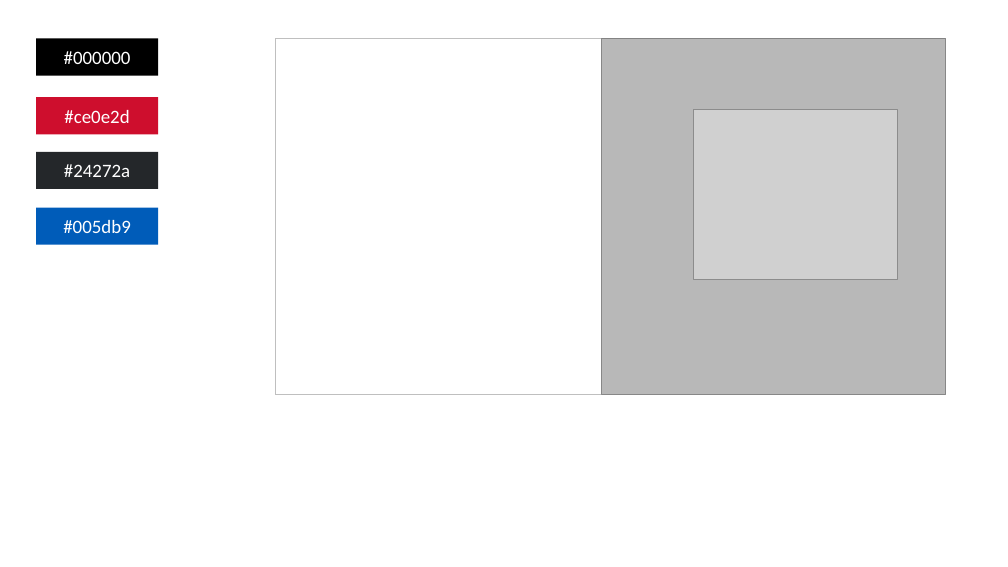
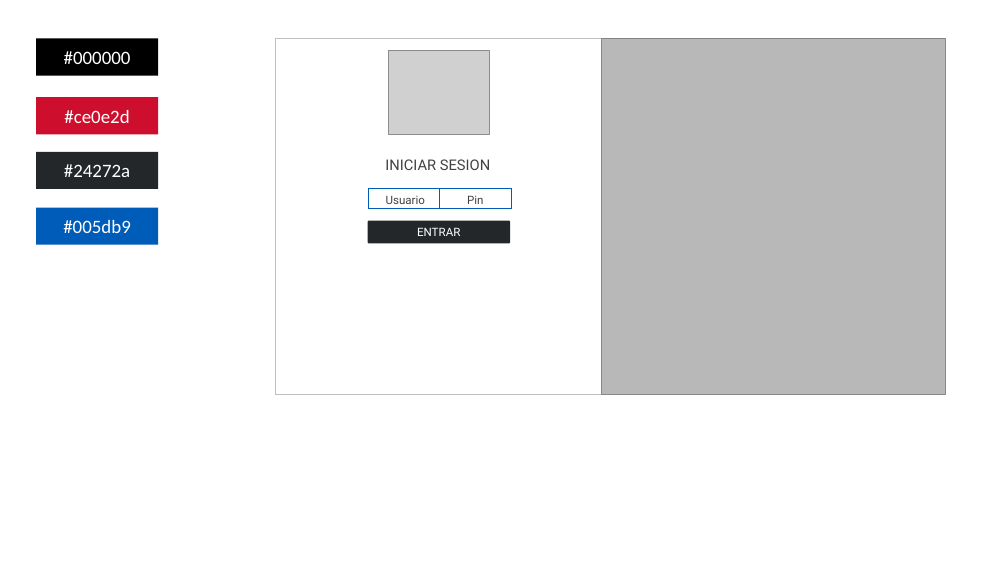
Before and after one commit to ITT-2153/GymSystem, a slide deck: slide 1 of UI.pptx. Drawn at 1008x567 pixels with LibreOffice and Linux fonts; fonts in the diff are those of the drawing; grey boxes stand for pictures. Boxes give left, top, right and bottom in pixels: in the first picture for what was removed or moved away, otherwise in the second. Text is boxed around its words. In the diff, an @@ line names an element or a change of style, - is before the commit and + after.

Commit message:
Login, Models TipoUsuario, Usuario

```diff
--- a/UI.pptx
+++ b/UI.pptx
@@ rectangle: place and size @@
-rectangle at [276,39,946,395]
+rectangle at [276,39,602,395]
@@ picture added at [388,50,489,135] @@
@@ picture removed at [694,110,898,280] @@
@@ text added at [385,159,490,170], 14 pt, text #424242 @@
+INICIAR SESION
@@ rectangle added at [369,189,440,209], fill #FFFFFF, outline #005CB9 1 pt @@
@@ text added at [386,196,425,204], 11 pt, text #424242 @@
+Usuario
@@ rectangle added at [440,189,511,209], fill #FFFFFF, outline #005CB9 1 pt @@
@@ text added at [467,196,483,204], 11 pt, text #424242 @@
+Pin
@@ rounded rectangle added at [368,221,510,243], fill #24272A @@
@@ text added at [417,227,460,236], 11 pt, text #FFFFFF @@
+ENTRAR
```
Also in this commit, not shown: 15 other files.
